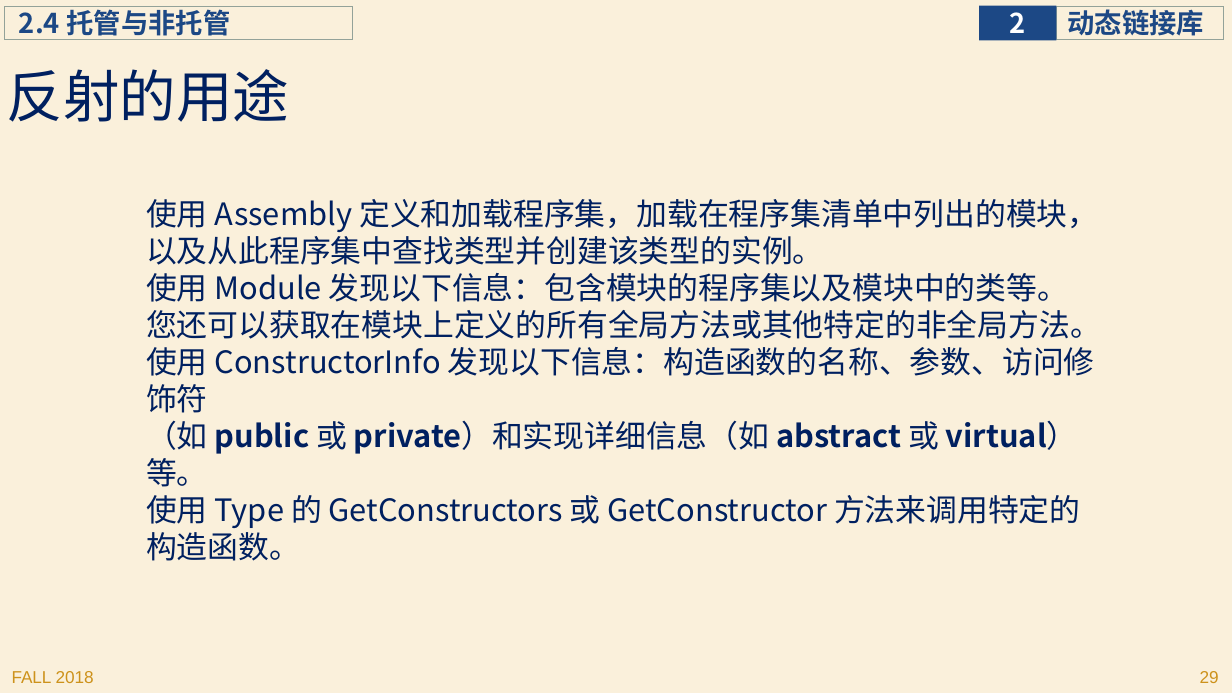
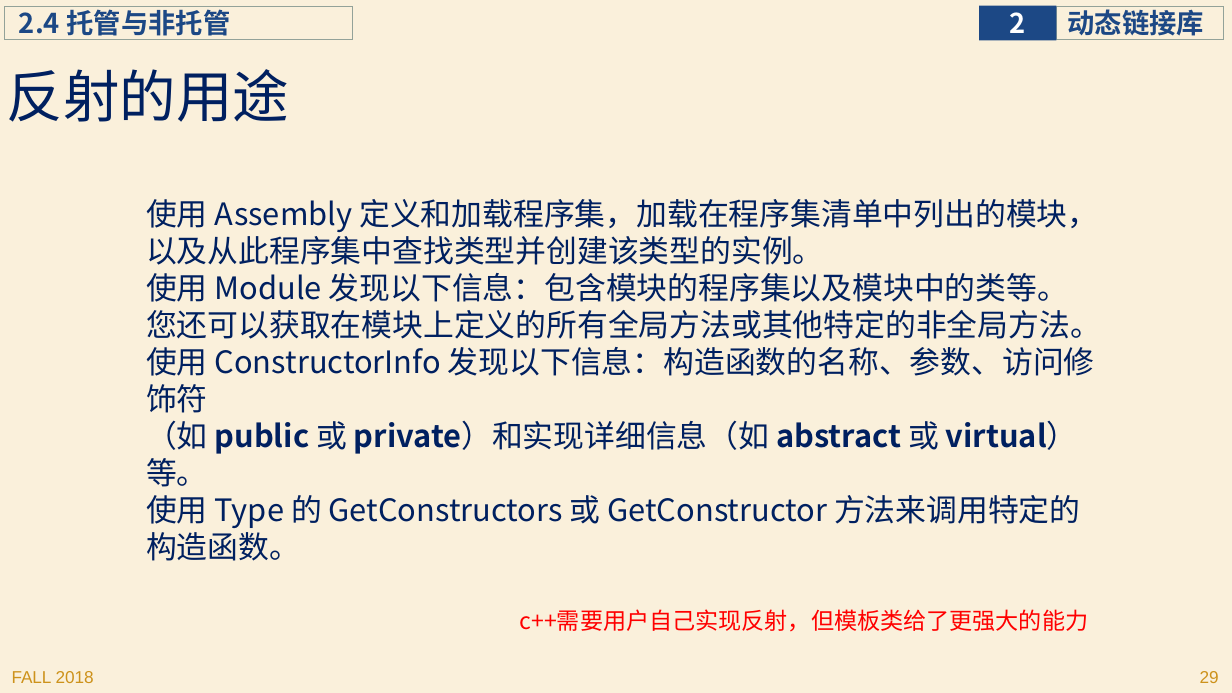
Before and after one commit to jichenghu/ppt_programmingWindows, a slide deck: slide 29 of programmingWindows_2.pptx. Drawn at 1232x693 pixels with LibreOffice and Linux fonts; fonts in the diff are those of the drawing. Boxes give left, top, right and bottom in pixels: in the first picture for what was removed or moved away, otherwise in the second. Text is boxed around its words. In the diff, an @@ line names an element or a change of style, - is before the commit and + after.

```diff
--- a/programmingWindows_2.pptx
+++ b/programmingWindows_2.pptx
@@ text added at bbox=[520, 609, 1089, 632], 18 pt, text #FF0000 @@
+c++需要用户自己实现反射，但模板类给了更强大的能力
```
Also in this commit, not shown: 45 other slides changed.
